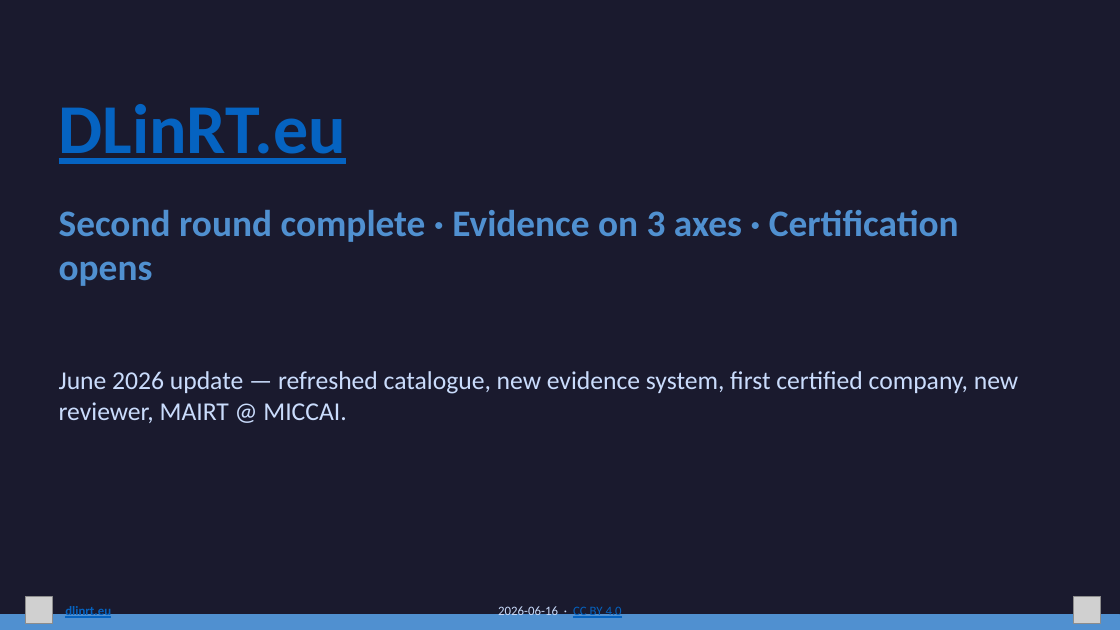
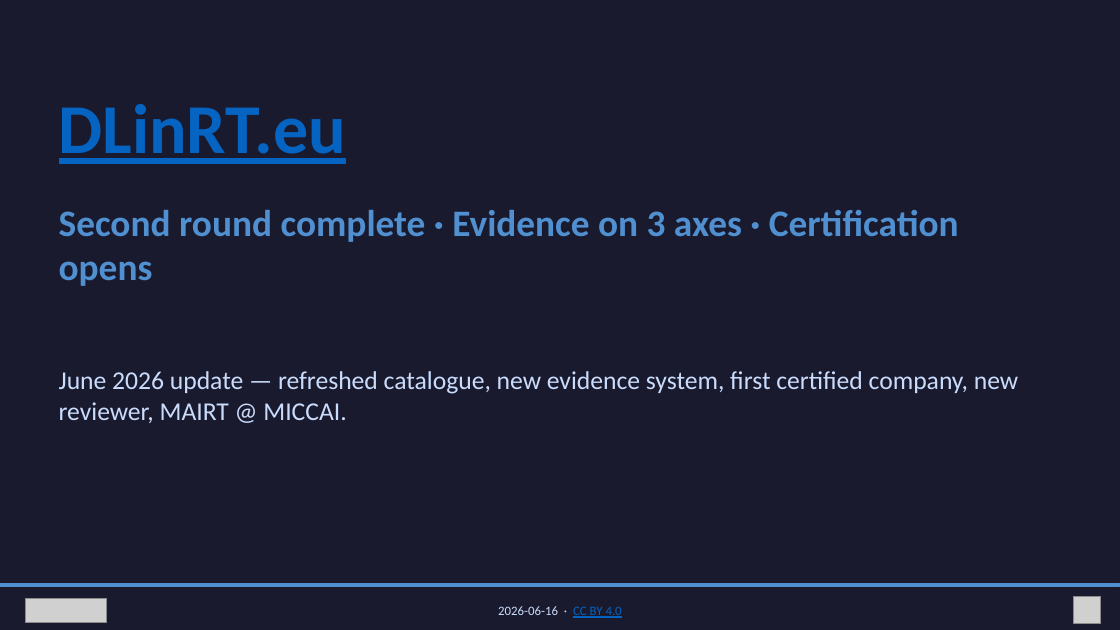
Before and after one commit to DLinRT-eu/dlinrteu-website, a slide deck: slide 1 of public/newsletters/2026-06/dlinrt-2026-06-update.pptx. Drawn at 1120x630 pixels with LibreOffice and Linux fonts; fonts in the diff are those of the drawing; grey boxes stand for pictures. Boxes give left, top, right and bottom in pixels: in the first picture for what was removed or moved away, otherwise in the second. Text is boxed around its words. In the diff, an @@ line names an element or a change of style, - is before the commit and + after.

```diff
--- a/public/newsletters/2026-06/dlinrt-2026-06-update.pptx
+++ b/public/newsletters/2026-06/dlinrt-2026-06-update.pptx
@@ rectangle: place and size @@
-rectangle at (0,615,1120,630)
+rectangle at (0,584,1120,586)
@@ picture: place and size @@
-picture at (25,597,52,623)
+picture at (25,599,107,623)
@@ text removed at (65,605,111,620) @@
-dlinrt.eu
```
Also in this commit, not shown: 5 other slides changed, 7 other files.
